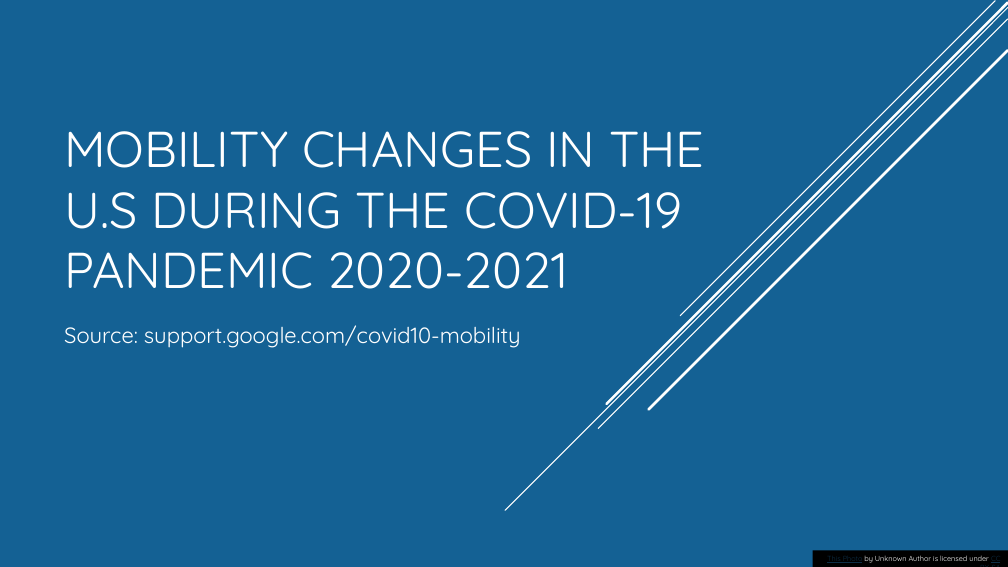
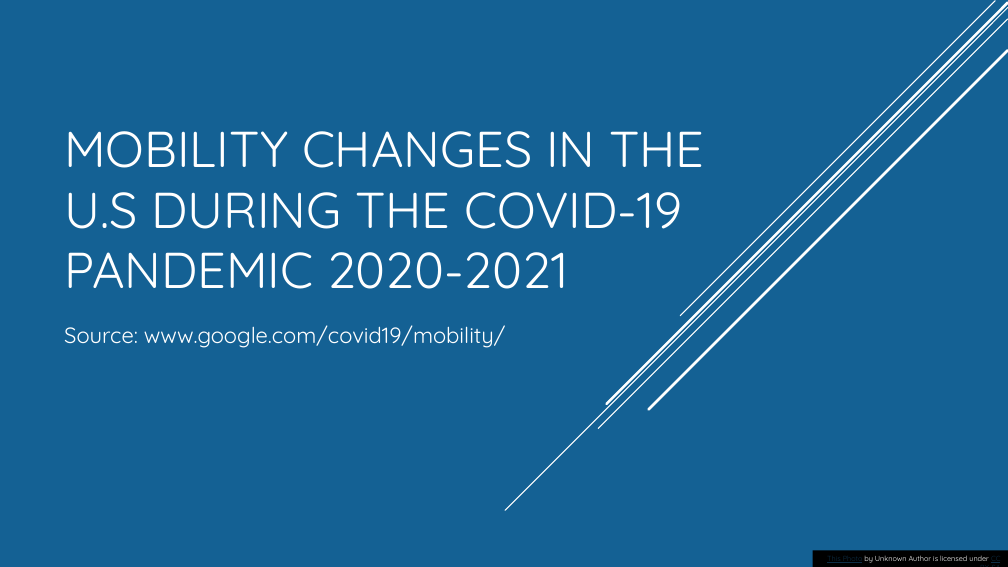
Before and after one commit to Munseaux/Pandemic-Movement, a slide deck: slide 2 of presentation.pptx. Drawn at 1008x567 pixels with LibreOffice and Linux fonts; fonts in the diff are those of the drawing; background and template pictures are left out. Boxes give left, top, right and bottom in pixels: in the first picture for what was removed or moved away, otherwise in the second. Text is boxed around its words. In the diff, an @@ line names an element or a change of style, - is before the commit and + after.

```diff
--- a/presentation.pptx
+++ b/presentation.pptx
@@ subtitle at [64,325,506,348]: text changed @@
-Source: support.google.com/covid10-mobility
+Source: www.google.com/covid19/mobility/
```
Also in this commit, not shown: 3 other slides changed, 10 slides added, 6 slides removed.
